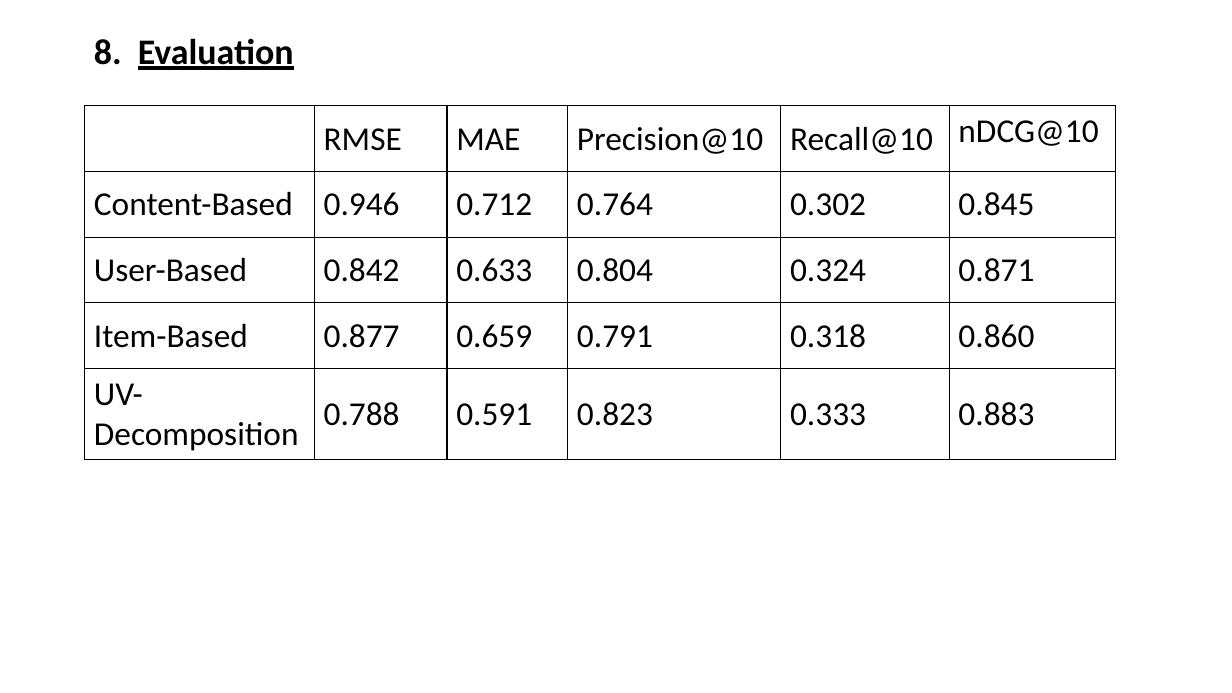
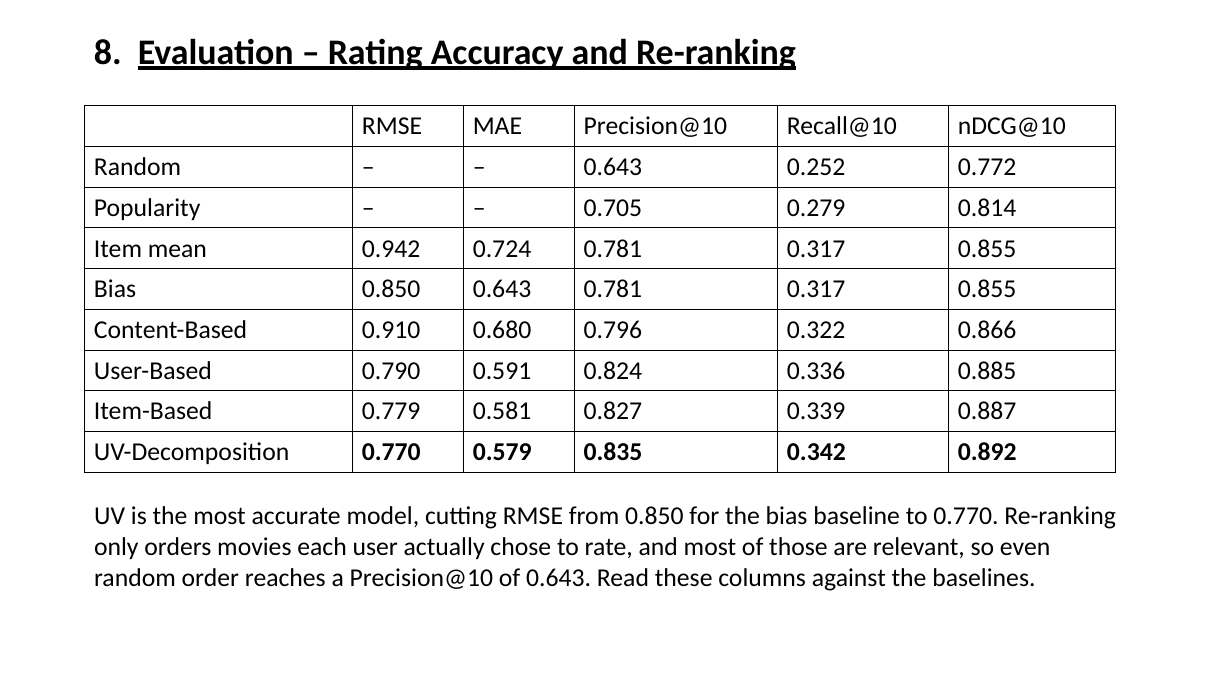
Before and after one commit to BillyGeros94/movie-recommendation-system, a slide deck: slide 11 of presentation/Recommender Presentation.pptx. Drawn at 1232x693 pixels with LibreOffice and Linux fonts; fonts in the diff are those of the drawing. Boxes give left, top, right and bottom in pixels: in the first picture for what was removed or moved away, otherwise in the second. Text is boxed around its words. In the diff, an @@ line names an element or a change of style, - is before the commit and + after.

Commit message:
Fix evaluation, add baselines, tests and training pipeline

```diff
--- a/presentation/Recommender Presentation.pptx
+++ b/presentation/Recommender Presentation.pptx
@@ title at (x1=94, y1=38, x2=796, y2=70): text changed @@
-8. Evaluation
+8. Evaluation – Rating Accuracy and Re-ranking
@@ table at (x1=85, y1=106, x2=1116, y2=472) @@
-row 2: Content-Based | 0.946 | 0.712 | 0.764 | 0.302 | 0.845
-row 3: User-Based | 0.842 | 0.633 | 0.804 | 0.324 | 0.871
-row 4: Item-Based | 0.877 | 0.659 | 0.791 | 0.318 | 0.860
-row 5: UV-Decomposition | 0.788 | 0.591 | 0.823 | 0.333 | 0.883
+row 2: Random | – | – | 0.643 | 0.252 | 0.772
+row 3: Popularity | – | – | 0.705 | 0.279 | 0.814
+row 4: Item mean | 0.942 | 0.724 | 0.781 | 0.317 | 0.855
+row 5: Bias | 0.850 | 0.643 | 0.781 | 0.317 | 0.855
+row 6: Content-Based | 0.910 | 0.680 | 0.796 | 0.322 | 0.866
+row 7: User-Based | 0.790 | 0.591 | 0.824 | 0.336 | 0.885
+row 8: Item-Based | 0.779 | 0.581 | 0.827 | 0.339 | 0.887
+row 9: UV-Decomposition | 0.770 | 0.579 | 0.835 | 0.342 | 0.892
@@ text added at (x1=94, y1=506, x2=1116, y2=591), 20 pt, text #000000 @@
+UV is the most accurate model, cutting RMSE from 0.850 for the bias baseline to 0.770. Re-ranking only orders movies each user actually chose to rate, and most of those are relevant, so even random order reaches a Precision@10 of 0.643. Read these columns against the baselines.
```
Also in this commit, not shown: 8 other slides changed, 2 slides added, 37 other files.
